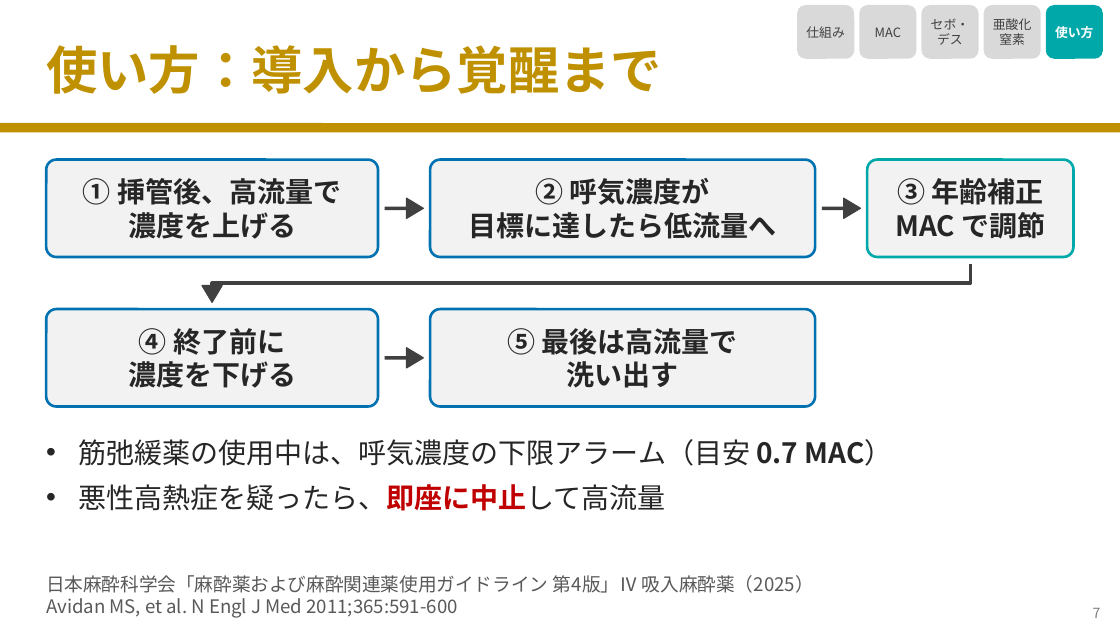
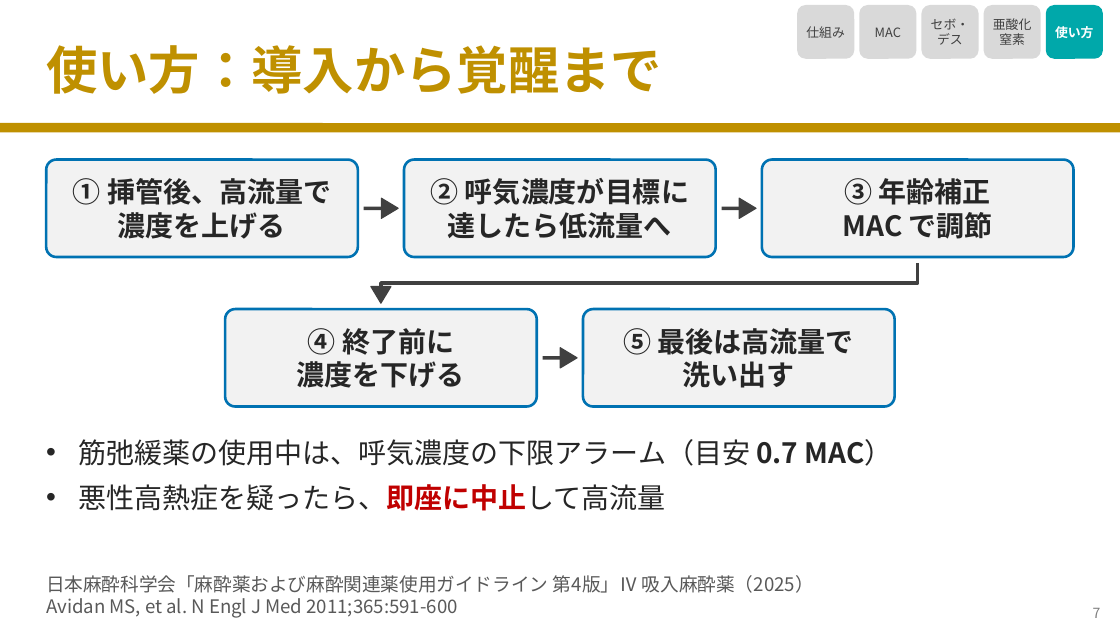
Before and after one commit to nobumitsu-3141/Anes-lecture, a slide deck: slide 8 of slides/3-3_inhalational_anesthetics/3-3_inhalational_anesthetics.pptx. Drawn at 1120x630 pixels with LibreOffice and Linux fonts; fonts in the diff are those of the drawing. Boxes give left, top, right and bottom in pixels: in the first picture for what was removed or moved away, otherwise in the second. Text is boxed around its words. In the diff, an @@ line names an element or a change of style, - is before the commit and + after.

```diff
--- a/slides/3-3_inhalational_anesthetics/3-3_inhalational_anesthetics.pptx
+++ b/slides/3-3_inhalational_anesthetics/3-3_inhalational_anesthetics.pptx
@@ rounded rectangle "① 挿管後、高流量で": place and size @@
-rounded rectangle "① 挿管後、高流量で" at [46, 160, 378, 257]
+rounded rectangle "① 挿管後、高流量で" at [46, 160, 358, 257]
@@ rounded rectangle "② 呼気濃度が目標に": place and size @@
-rounded rectangle "② 呼気濃度が目標に" at [430, 160, 815, 257]
+rounded rectangle "② 呼気濃度が目標に" at [404, 160, 716, 257]
@@ text in rounded rectangle at [431, 178, 689, 239]: spaces changed @@
-② 呼気濃度が
-目標に達したら低流量へ
+② 呼気濃度が目標に
+達したら低流量へ
@@ rounded rectangle "③ 年齢補正": place and size @@
-rounded rectangle "③ 年齢補正" at [867, 160, 1074, 257]
+rounded rectangle "③ 年齢補正" at [762, 160, 1074, 257]
@@ rounded rectangle "③ 年齢補正" at [762, 160, 1074, 257]: outline #00A8AA 2.25 pt to #0072B2 2.25 pt @@
@@ line moved from (385, 208) - (408, 208) to (364, 208) - (383, 208) @@
@@ freeform shape: place and size @@
-freeform shape at [407, 198, 423, 218]
+freeform shape at [381, 198, 398, 218]
@@ line moved from (822, 208) - (845, 208) to (722, 208) - (741, 208) @@
@@ freeform shape: place and size @@
-freeform shape at [844, 198, 860, 218]
+freeform shape at [739, 198, 756, 218]
@@ freeform shape: place and size @@
-freeform shape at [212, 264, 970, 287]
+freeform shape at [381, 263, 918, 288]
@@ freeform shape: place and size @@
-freeform shape at [202, 286, 222, 302]
+freeform shape at [371, 287, 392, 303]
@@ rounded rectangle "④ 終了前に": place and size @@
-rounded rectangle "④ 終了前に" at [46, 309, 378, 407]
+rounded rectangle "④ 終了前に" at [225, 309, 537, 407]
@@ rounded rectangle "⑤ 最後は高流量で": place and size @@
-rounded rectangle "⑤ 最後は高流量で" at [430, 309, 815, 407]
+rounded rectangle "⑤ 最後は高流量で" at [583, 309, 895, 407]
@@ line moved from (385, 358) - (408, 358) to (543, 358) - (562, 358) @@
@@ freeform shape: place and size @@
-freeform shape at [407, 348, 423, 368]
+freeform shape at [560, 348, 577, 368]
```
Also in this commit, not shown: 4 other slides changed, 7 other files.
